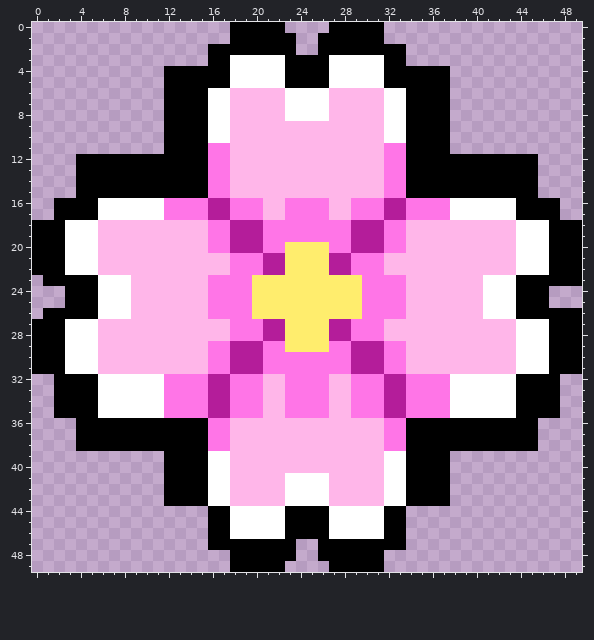
A pixel-art sprite gets an edit: resources/images/icon_newleaf.png. Above: the version before the commit.
The file is 50x50 pixels.
The same view after the edit:
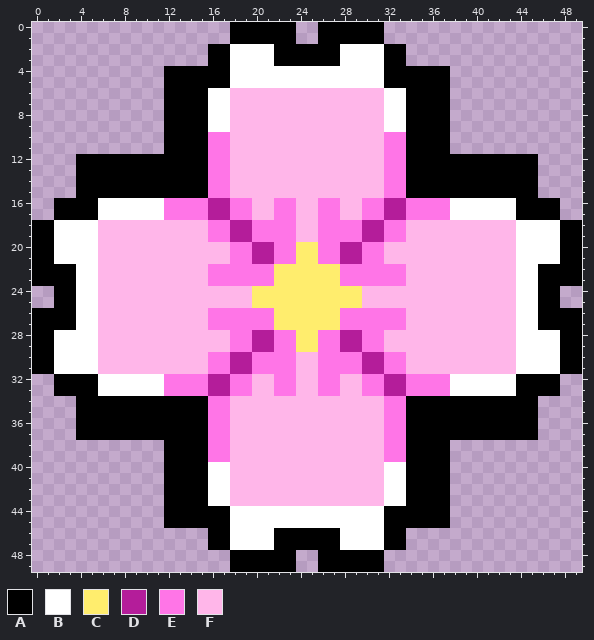
Palette (. is transparent): A #000000  B #ffffff  C #ffed6d  D #b41d9a  E #ff75e7  F #ffb6e9
Diff:
The author put colour A in row 0 at x 23 and 26; in row 2 at x 24 to 25; in row 23 at x 0; in rows 24 to 25 at x 2 and 47; in row 26 at x 0; in rows 44 to 45 at x 12 to 15 and 34 to 37.
The author put colour A in row 47 at x 24 to 25; in row 49 at x 23 and 26.
Colour B becomes colour A in row 3 at x 22 and 27; in row 22 at x 3 and 46; in row 27 at x 3 and 46; in rows 34 to 35 at x 6 to 11 and 38 to 43; in row 46 at x 22 and 27.
Colour E becomes colour A in rows 34 to 35 at x 12 to 15 and 34 to 37.
Colour A becomes colour B in row 2 at x 18 to 21 and 28 to 31; in rows 4 to 5 at x 23 to 26; in rows 18 to 21 at x 2 and 47; in rows 23 to 26 at x 4 to 5 and 44 to 45; in rows 28 to 31 at x 2 and 47; in rows 44 to 45 at x 23 to 26.
Colour A becomes colour B in row 47 at x 18 to 21 and 28 to 31.
Colour D becomes colour C in row 22 at x 22 and 27; in row 27 at x 22 and 27.
Colour E becomes colour D in row 20 at x 21 and 28; in row 21 at x 20 and 29; in row 28 at x 20 and 29; in row 29 at x 21 and 28.
Colour B becomes colour E in row 10 at x 16 to 17 and 32 to 33; in row 39 at x 16 to 17 and 32 to 33.
Colour C becomes colour E in rows 20 to 21 at x 23 and 26; in row 23 at x 20 to 21 and 28 to 29; in row 26 at x 20 to 21 and 28 to 29; in rows 28 to 29 at x 23 and 26.
Colour D becomes colour E in rows 18 to 19 at x 20 and 29; in row 20 at x 18 to 19 and 30 to 31; in row 21 at x 22 and 27; in row 22 at x 21 and 28; in row 27 at x 21 and 28; in row 28 at x 22 and 27.
Colour D becomes colour E in row 29 at x 18 to 19 and 30 to 31; in rows 30 to 31 at x 20 and 29; in rows 34 to 35 at x 16 to 17 and 32 to 33.
Colour F becomes colour E in rows 16 to 17 at x 22 and 27; in row 22 at x 16 to 17 and 32 to 33; in row 27 at x 16 to 17 and 32 to 33; in rows 32 to 33 at x 22 and 27.
Colour B becomes colour F in rows 6 to 8 at x 23 to 26; in rows 23 to 26 at x 6 to 8 and 41 to 43; in rows 41 to 43 at x 23 to 26.
Colour E becomes colour F in rows 16 to 17 at x 20, 24 to 25 and 29; in rows 18 to 19 at x 24 to 25; in row 20 at x 16 to 17 and 32 to 33; in rows 24 to 25 at x 16 to 19 and 30 to 33; in row 29 at x 16 to 17 and 32 to 33; in rows 30 to 31 at x 24 to 25.
Colour E becomes colour F in rows 32 to 33 at x 20, 24 to 25 and 29; in rows 34 to 35 at x 18 to 20, 23 to 26 and 29 to 31.
The edit erases colour A in rows 34 to 35 at x 2 to 3 and 46 to 47; in row 38 at x 4 to 11 and 38 to 45.
